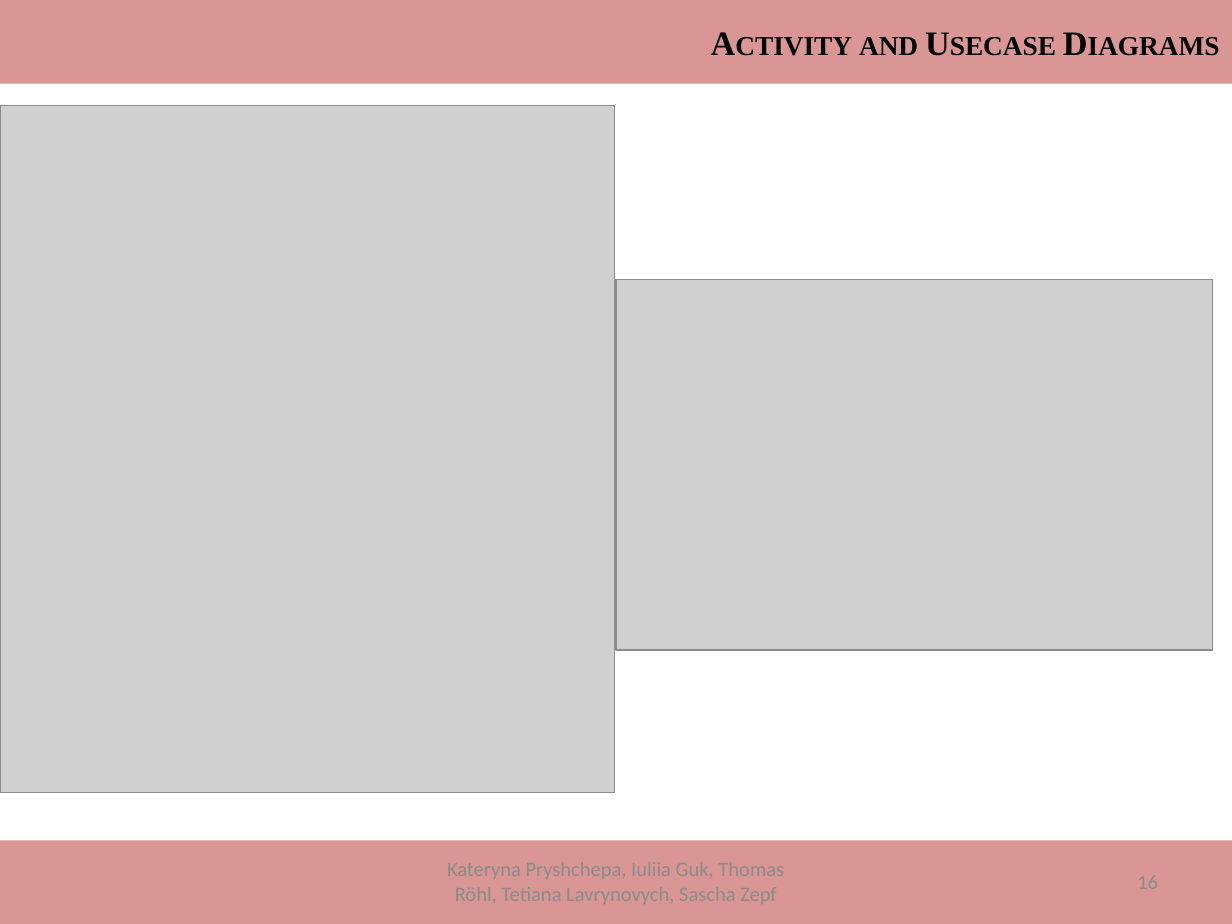
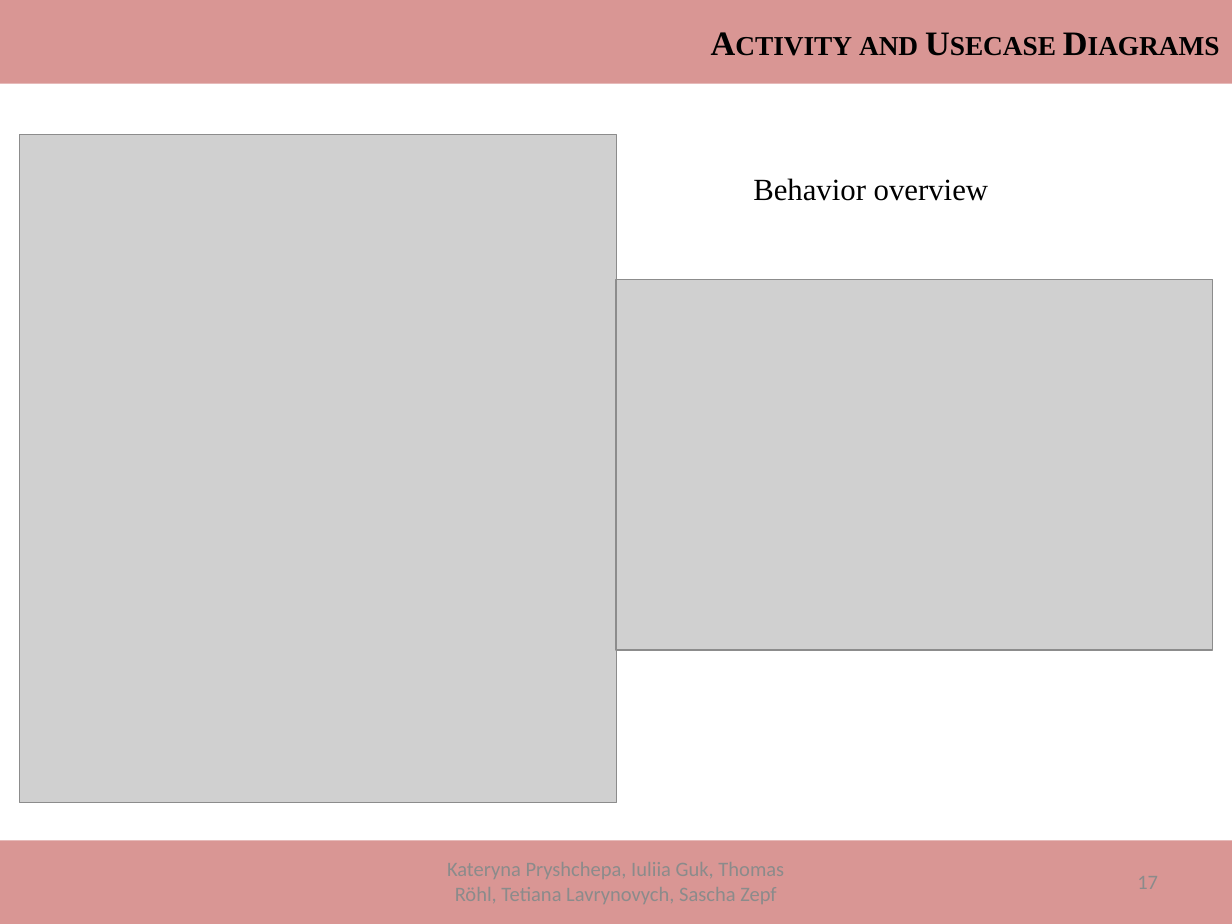
Before and after one commit to ThomasRoehl/ShopAdmin, a slide deck: slide 17 of Dokumentation/ShopAdmin_Final.pptx (slide 16 before the commit). Drawn at 1232x924 pixels with LibreOffice and Linux fonts; fonts in the diff are those of the drawing; grey boxes stand for pictures. Boxes give left, top, right and bottom in pixels: in the first picture for what was removed or moved away, otherwise in the second. Text is boxed around its words. In the diff, an @@ line names an element or a change of style, - is before the commit and + after.

```diff
--- a/Dokumentation/ShopAdmin_Final.pptx
+++ b/Dokumentation/ShopAdmin_Final.pptx
@@ picture: place and size @@
-picture at [0, 106, 615, 792]
+picture at [20, 134, 617, 802]
@@ text added at [753, 178, 988, 201], 18 pt, text #000000 @@
+Behavior overview
```
Also in this commit, not shown: 4 other slides changed, 1 slide added, 2 other files.
